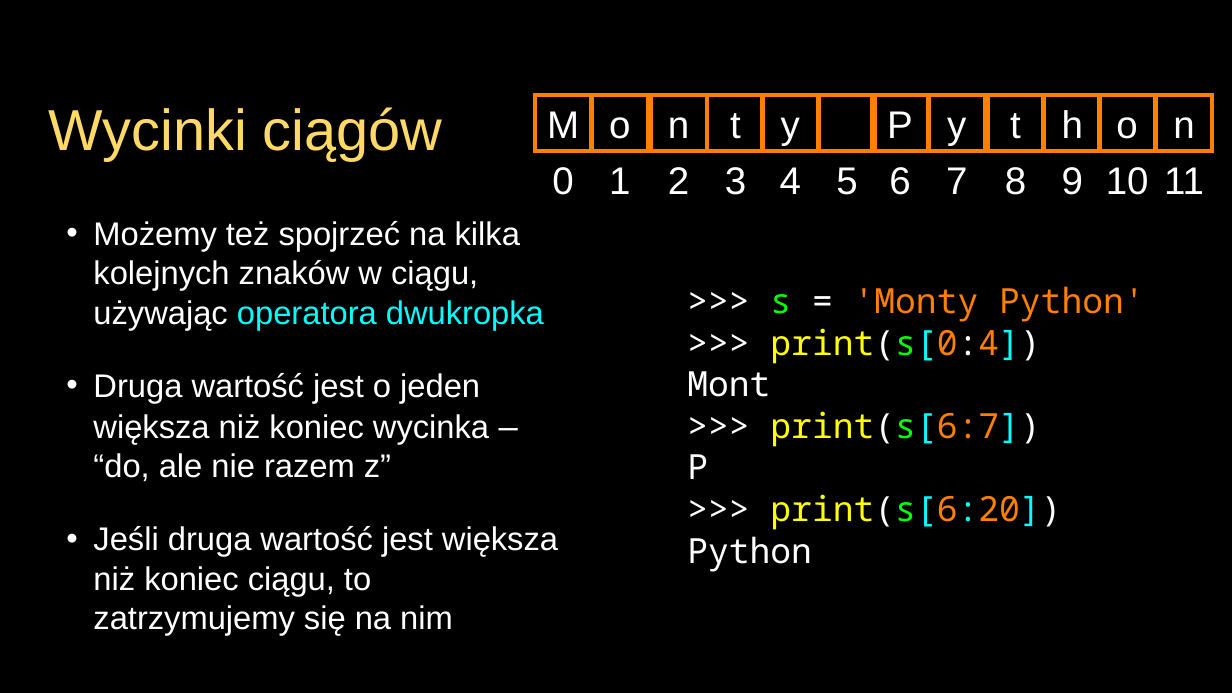
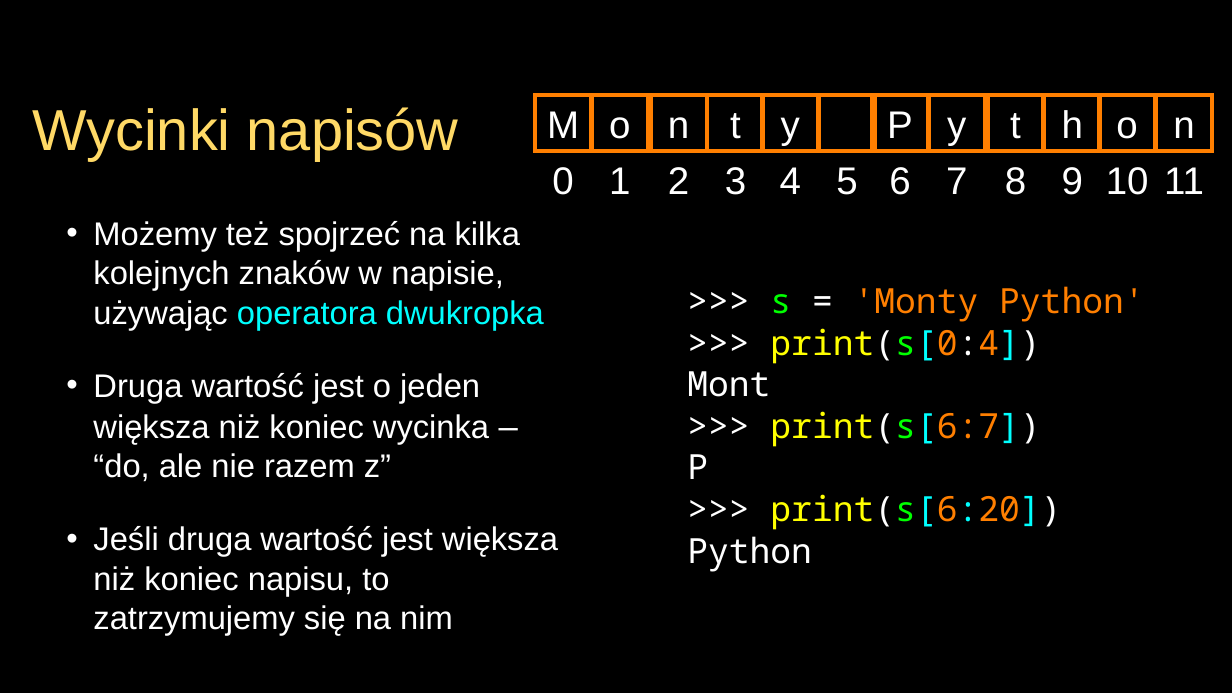
Before and after one commit to andre-wojtowicz/py4e-pl, a slide deck: slide 16 of lectures3/Pythonlearn-06-Strings-PL.pptx. Drawn at 1232x693 pixels with LibreOffice and Linux fonts; fonts in the diff are those of the drawing. Boxes give left, top, right and bottom in pixels: in the first picture for what was removed or moved away, otherwise in the second. Text is boxed around its words. In the diff, an @@ line names an element or a change of style, - is before the commit and + after.

```diff
--- a/lectures3/Pythonlearn-06-Strings-PL.pptx
+++ b/lectures3/Pythonlearn-06-Strings-PL.pptx
@@ title at <box>32,107,459,161</box>: text changed @@
-Wycinki ciągów
+Wycinki napisów
@@ text at <box>93,221,544,331</box>: text changed @@
-• Możemy też spojrzeć na kilka kolejnych znaków w ciągu, używając operatora dwukropka
+• Możemy też spojrzeć na kilka kolejnych znaków w napisie, używając operatora dwukropka
@@ text at <box>93,526,558,636</box>: text changed @@
-• Jeśli druga wartość jest większa niż koniec ciągu, to zatrzymujemy się na nim
+• Jeśli druga wartość jest większa niż koniec napisu, to zatrzymujemy się na nim
```
Also in this commit, not shown: 27 other slides changed, 14 other files.
